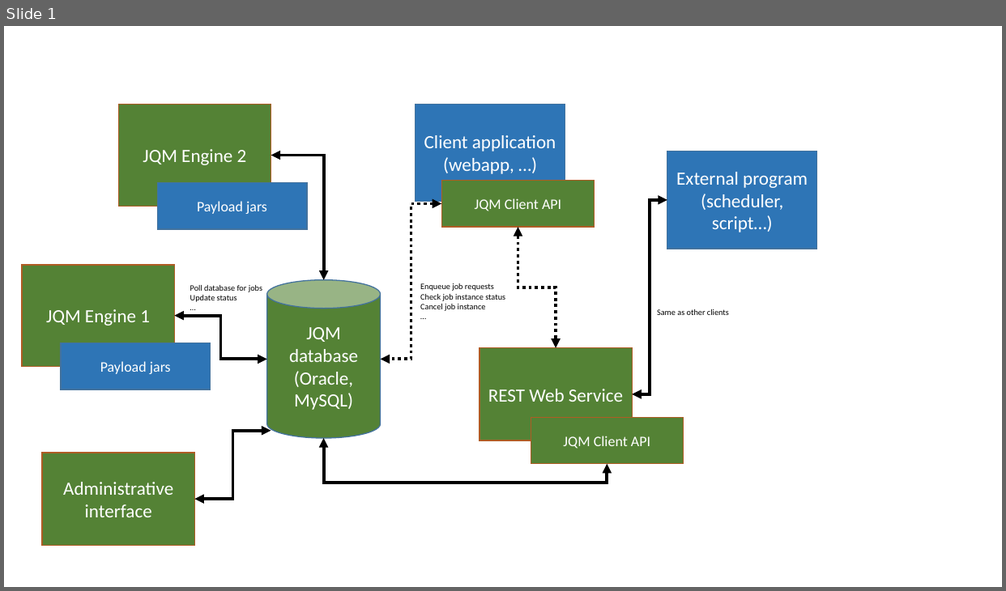
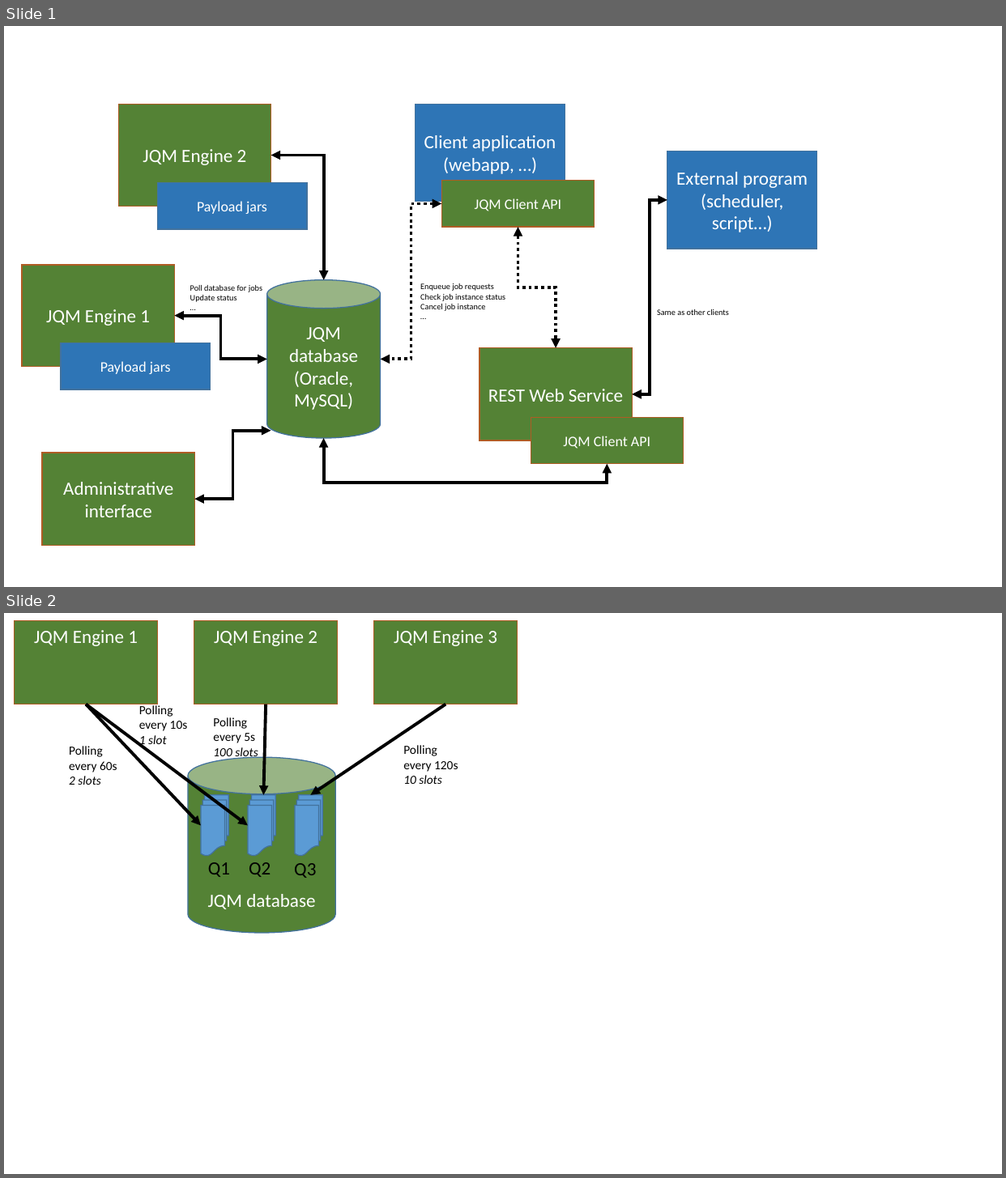
Before and after one commit to enioka-Haute-Couture/jqm, a slide deck: jqm-all/jqm-doc/src/site/sphinx/files/schemas.pptx. Shown one above the other, each under a label of ours: slide 1 before the commit, slides 1 and 2 after it. The pictures are 1006x591 and 1006x1178 pixels, drawn with LibreOffice and Linux fonts; fonts in the diff are those of the drawing. Boxes give left, top, right and bottom in pixels: in the first picture for what was removed or moved away, otherwise in the second. Text is boxed around its words. In the diff, an @@ line names an element or a change of style, - is before the commit and + after.

```diff
--- a/jqm-all/jqm-doc/src/site/sphinx/files/schemas.pptx
+++ b/jqm-all/jqm-doc/src/site/sphinx/files/schemas.pptx
@@ slide 2 added at (4,613,1002,1174), background #FFFFFF @@
@@ rectangle added at (15,620,157,705), fill #548235, outline #AF5C24 1 pt, 18 pt, text #FFFFFF @@
+JQM Engine 1
@@ rectangle added at (194,620,337,705), fill #548235, outline #AF5C24 1 pt, 18 pt, text #FFFFFF @@
+JQM Engine 2
@@ rectangle added at (374,620,517,705), fill #548235, outline #AF5C24 1 pt, 18 pt, text #FFFFFF @@
+JQM Engine 3
@@ arrow added from (86, 705) to (201, 825), #000000 3 pt @@
@@ arrow added from (86, 705) to (248, 825), #000000 3 pt @@
@@ text added at (139,704,188,748), 12 pt, text #000000 @@
+Polling every 10s
+1 slot
@@ arrow added from (266, 705) to (264, 795), #000000 3 pt @@
@@ arrow added from (445, 705) to (311, 795), #000000 3 pt @@
@@ text added at (213,717,258,760), 12 pt, text #000000 @@
+Polling every 5s
+100 slots
@@ text added at (69,746,117,785), 12 pt, text #000000 @@
+Polling every 60s
+2 slots
@@ cylinder added at (188,757,335,934), fill #548235, outline #43739E 1 pt, 18 pt, text #FFFFFF @@
+JQM database
@@ text added at (403,745,458,784), 12 pt, text #000000 @@
+Polling every 120s
+10 slots
@@ flow chart multidocument added at (201,795,228,855), fill #5B9BD5, outline #43739E 1 pt @@
@@ flow chart multidocument added at (248,795,275,855), fill #5B9BD5, outline #43739E 1 pt @@
@@ flow chart multidocument added at (295,795,322,855), fill #5B9BD5, outline #43739E 1 pt @@
@@ text added at (208,862,230,877), 18 pt, text #000000 @@
+Q1
@@ text added at (249,862,270,877), 18 pt, text #000000 @@
+Q2
@@ text added at (294,863,316,878), 18 pt, text #000000 @@
+Q3
```
Also in this commit, not shown: 22 other files.
